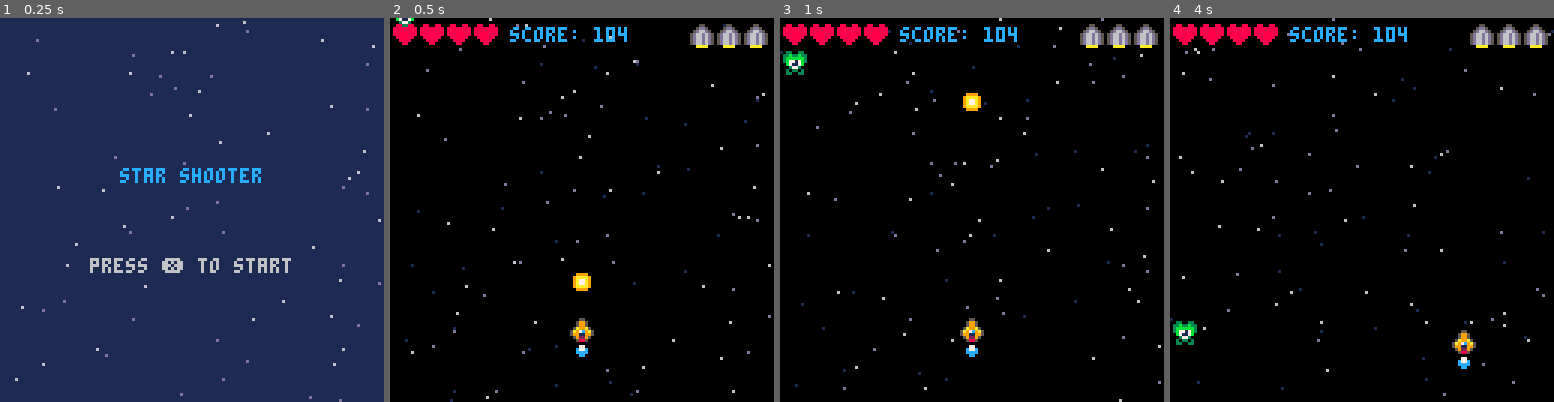
Above: before the commit, frames 1-4 (left to right).
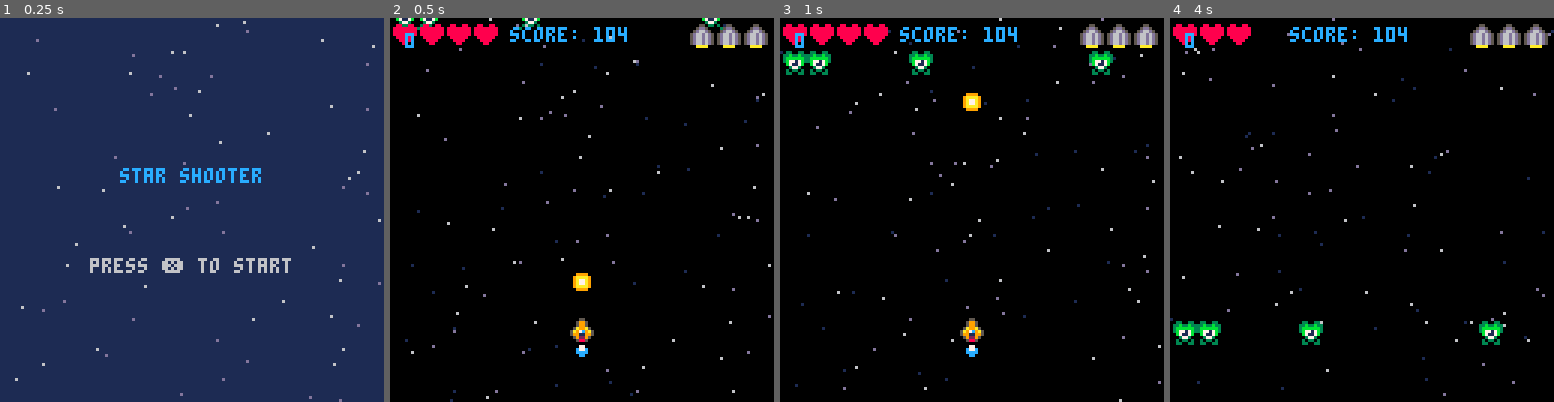
Above: after the commit, the same moments.

Repository: Varsonix/pico8_journey
Game: PICO-8 cartridge shmup.p8
Two runs of this game, one before a commit and one after it. Both use one fixed random seed, a clock stepped at 60 frames per second and the inputs below.
Inputs:
- Up to frame 1 (0.25 s): no input
- Up to frame 2 (0.5 s): tap X (X key) at 0.33 s
- Up to frame 3 (1 s): no input
- Up to frame 4 (4 s): tap X (X key) at 1.07, 1.85, 2.97 s; hold Right 1.6-2.1 s; hold Up 2.15-2.42 s; hold Right 2.47-3.03 s; hold Left 3.08-3.58 s; hold Down 3.63-3.97 s

Frame 1 is identical in both runs. In frame 2, 0.3% of the frame differs, in the area x 3-87%, y 0-8%; in frame 3, 0.9%; in frame 4, 1.5%, in the area x 3-87%, y 1-92%.

Commit message:
updates

Diff:
--- a/shmup.p8
+++ b/shmup.p8
@@ -2,8 +2,8 @@
 version 42
 __lua__
 -- todo
--- -explosions
--- -hit reactions
+-- - procedural explosions
+-- - bullet collision fx
 
 function _init()
 	cls(0)
@@ -64,7 +64,11 @@
 	-- explosions holding bay
 	explosions = {}
 
-	spawn_enemy()
+	particles = {}
+
+	for i=0,3 do
+		spawn_enemy()
+	end
 
 	t=0
 
@@ -136,11 +140,9 @@
 	return blink_ani[blink_timer]
 end
 
-
+-- basic collision system
+-- (rectangle based)
 function collision(a, b)
-	-- lots of math
-	-- a = enemy / b = ship
-	-- practice vars
 	local a_left = a.x
 	local a_top = a.y
 	local a_right = a.x + 7
@@ -178,14 +180,51 @@
 	add(enemies, enemy)
 end
 
+-- explosion system
+-- with particles
 function explode(expx, expy)
-	local my_explosion = {}
-	my_explosion.x = expx
-	my_explosion.y = expy
-	my_explosion.age = 1
-
-	add(explosions, my_explosion)
-end
+	for i=1,20 do
+		local my_particle = {
+		x = expx,
+		y = expy,
+		spdx = (rnd()-0.5) * 6,
+		spdy = (rnd()-0.5) * 6,
+		age = rnd(2),
+		size = 1 + rnd(4),
+		maxage = 10 + rnd(10)
+		}
+		add(particles,my_particle)
+	end
+
+	-- start with one big one
+	local my_particle = {
+	x = expx,
+	y = expy,
+	spdx = 0,
+	spdy = 0,
+	age = 0,
+	size = 8,
+	maxage = 0
+	}
+	add(particles, my_particle)
+end
+
+--[[
+project:
+
+figure out how to overlap a
+second particle system that
+just does pset particles
+to simulate shrapnel from each
+individual particle we created
+
+project 2:
+figure out the best way to
+handle the particle system
+for the player, but go with a
+blue / white scheme for color
+
+--]]
 -->8
 -- update functions
 
@@ -256,7 +295,7 @@
 					sfx(2)
 					spawn_enemy()
 					game.score +=1
-					explode(enemy.x, enemy.y)
+					explode(enemy.x + 4, enemy.y + 4)
 				end
 			end
 		end
@@ -387,20 +426,11 @@
 
 	muzzle_flash(ship) -- muzzle logic
 
-	local exframes = {64, 64, 66, 68, 70, 72, 72}
-	for explosion in all(explosions) do
-		local my_spr = explosion.age
-		my_spr = flr(my_spr)
-		my_spr = exframes[my_spr]
-		spr(my_spr,explosion.x - 4,explosion.y - 4,2,2)
-		explosion.age += 1
-		for i=1,5 do
-
-		end
-		if explosion.age > #exframes then
-			del(explosions, explosion)
-		end
-	end
+	-- drawing particles
+	particle_system()
+
+
+
 
 	-- draw score
 	print("score: "..game.score, 40, 3, 12)
@@ -419,6 +449,7 @@
 		spr(29,127-i*9, 2)
 	end
 
+	print(#particles, 5, 5)
 end
 
 function draw_start()
@@ -502,55 +533,239 @@
 end
 
 
-…(52 lines of a section not shown)…
+--[[
+let's look into refactoring
+this later. but this is the
+prototype for the particle
+explosion system
+(can use in other projects)
+--]]
+
+function particle_system()
+	-- loop through particles
+	for my_particle in all(particles) do
+		-- handle coloring
+		local part_c = 7
+
+		if my_particle.age > 5 then
+			part_c = 10
+		end
+		if my_particle.age > 7 then
+			part_c = 9
+		end
+		if my_particle.age > 10 then
+			part_c = 8
+		end
+		if my_particle.age > 12 then
+			part_c = 2
+		end
+		if my_particle.age > 15 then
+			part_c = 5
+		end
+
+		-- draw the actual particle
+		circfill(my_particle.x, my_particle.y, my_particle.size, part_c)
+
+		-- particle movement
+		my_particle.x += my_particle.spdx
+		my_particle.y += my_particle.spdy
+	 -- particle friction physics
+	 my_particle.spdx *= 0.85
+	 my_particle.spdy *= 0.85
+	 -- particle timer
+	 my_particle.age += 1
+
+	 -- particle reduction
+	 -- and removal system
+	 if my_particle.age >= my_particle.maxage then
+	 	my_particle.size -= 0.5
+	 	if my_particle.size <= 0 then
+	 		del(particles, my_particle)
+	 	end
+	 end
+	end
+end
+…(184 lines of a section not shown)…
Not shown, changed: 130 lines of the sprite sheet (__gfx__) section of shmup.p8
Not shown, changed: the thumbnail (__label__) section of shmup.p8
